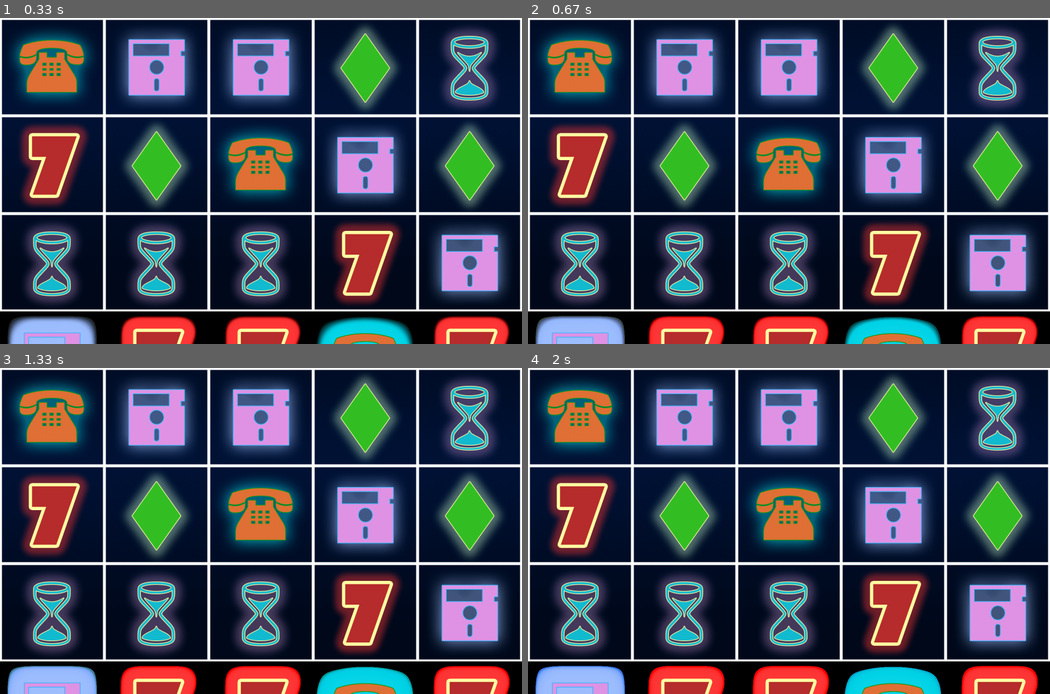
Above: before the commit, frames 1-4 (two rows, left to right).
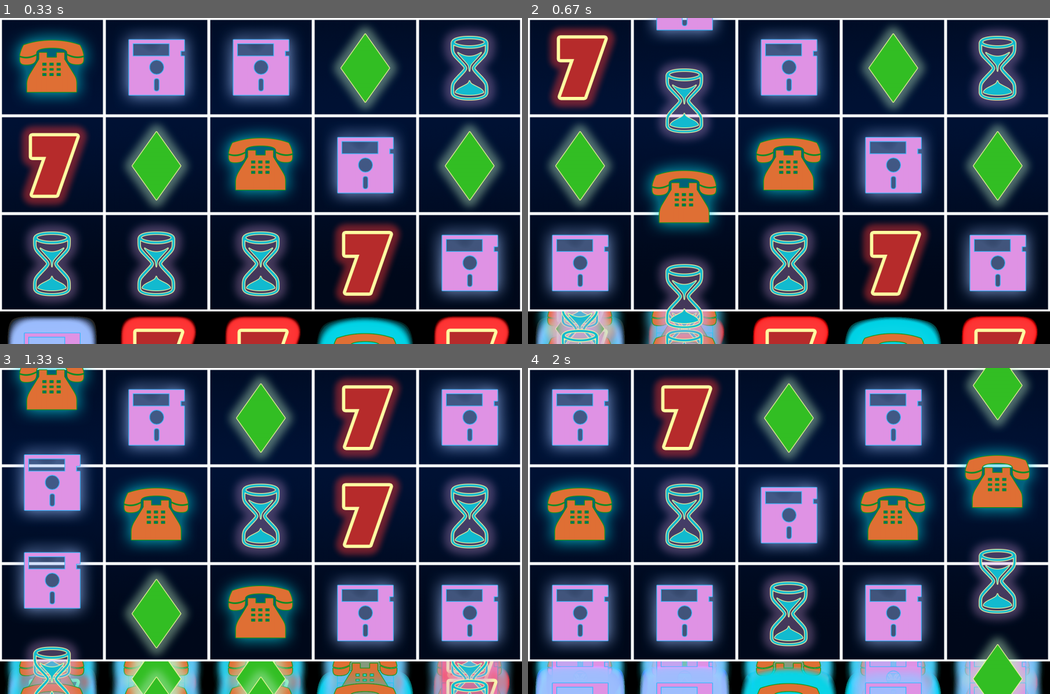
Above: after the commit, the same moments.

Repository: notaSWE/pygameslots
Game: pygame game, started from main.py
The game is run twice, just before and just after one commit, with the same random seed, the same clock (stepped at 60 frames per second) and the same inputs.
Inputs:
- Up to frame 1 (0.33 s): no input
- Up to frame 2 (0.67 s): tap Space at 0.33 s
- Up to frame 3 (1.33 s): no input
- Up to frame 4 (2 s): no input

Frame 1 is identical in both runs. In frame 2, 21% of the frame differs, in the area x 1-38%, y 0-100%; in frame 3, 47%; in frame 4, 49%, in the area x 1-99%, y 0-100%.

Commit message:
Added spinning animation

Diff:
--- a/machine.py
+++ b/machine.py
@@ -7,8 +7,36 @@
         self.display_surface = pygame.display.get_surface()
         self.reel_index = 0
         self.reel_list = {}
+        self.can_toggle = True
+        self.spinning = False
 
         self.spawn_reels()
+
+    def cooldowns(self):
+        # Only lets player spin if all reels are NOT spinning
+        for reel in self.reel_list:
+            if self.reel_list[reel].reel_is_spinning:
+                self.can_toggle = False
+                self.spinning = True
+
+        if not self.can_toggle and [self.reel_list[reel].reel_is_spinning for reel in self.reel_list].count(False) == 5:
+            self.can_toggle = True
+
+    def input(self):
+        keys = pygame.key.get_pressed()
+
+        # Checks for space key, ability to toggle spin, and balance to cover bet size
+        # if keys[pygame.K_SPACE] and self.can_toggle and self.currPlayer.balance >= self.currPlayer.bet_size:
+        if keys[pygame.K_SPACE]:
+            self.toggle_spinning()
+            self.spin_time = pygame.time.get_ticks()
+            # self.currPlayer.place_bet()
+            # self.machine_balance += self.currPlayer.bet_size
+            # self.currPlayer.last_payout = None
+
+    def draw_reels(self, delta_time):
+        for reel in self.reel_list:
+            self.reel_list[reel].animate(delta_time)
 
     def spawn_reels(self):
         if not self.reel_list:
@@ -20,7 +48,19 @@
             self.reel_list[self.reel_index] = Reel((x_topleft, y_topleft)) # Need to create reel class
             self.reel_index += 1
 
+    def toggle_spinning(self):
+        if self.can_toggle:
+            self.spin_time = pygame.time.get_ticks()
+            self.spinning = not self.spinning
+            self.can_toggle = False
+
+            for reel in self.reel_list:
+                self.reel_list[reel].start_spin(int(reel) * 200)
+                # self.spin_sound.play()
+
     def update(self, delta_time):
+        self.input()
+        self.draw_reels(delta_time)
         for reel in self.reel_list:
             self.reel_list[reel].symbol_list.draw(self.display_surface)
             self.reel_list[reel].symbol_list.update()
--- a/reel.py
+++ b/reel.py
@@ -20,6 +20,38 @@
             pos[1] += 300
             pos = tuple(pos)
 
+    def animate(self, delta_time):
+        if self.reel_is_spinning:
+            self.delay_time -= (delta_time * 1000)
+            self.spin_time -= (delta_time * 1000)
+            reel_is_stopping = False
+
+            if self.spin_time < 0:
+                reel_is_stopping = True
+
+            # Stagger reel spin start animation
+            if self.delay_time <= 0:
+
+                # Iterate through all 5 symbols in reel; truncate; add new random symbol on top of stack
+                for symbol in self.symbol_list:
+                    symbol.rect.bottom += 100
+
+                    # Correct spacing is dependent on the above addition eventually hitting 1200
+                    if symbol.rect.top == 1200:
+                        if reel_is_stopping:
+                            self.reel_is_spinning = False
+                            # self.stop_sound.play()
+
+                        symbol_idx = symbol.idx
+                        symbol.kill()
+                        # Spawn random symbol in place of the above
+                        self.symbol_list.add(Symbol(symbols[random.choice(self.shuffled_keys)], ((symbol.x_val), -300), symbol_idx))
+
+    def start_spin(self, delay_time):
+        self.delay_time = delay_time
+        self.spin_time = 1000 + delay_time
+        self.reel_is_spinning = True
+
 class Symbol(pygame.sprite.Sprite):
     def __init__(self, pathToFile, pos, idx):
         super().__init__()
